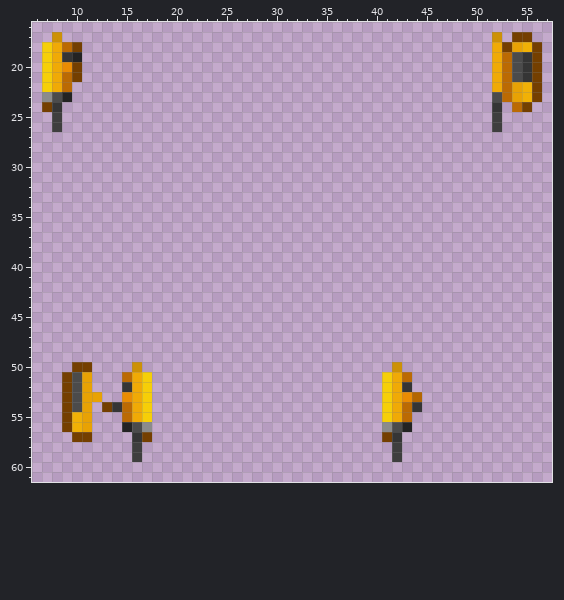
A pixel-art sprite gets an edit: Resources/Textures/Objects/Tools/drill.rsi/inhand-right.png. Above: the version before the commit.
The file is 64x64 pixels. Colours within 5 levels of each other are drawn and written as one. Shown: x 6..57, y 16..61.
The same view after the edit:
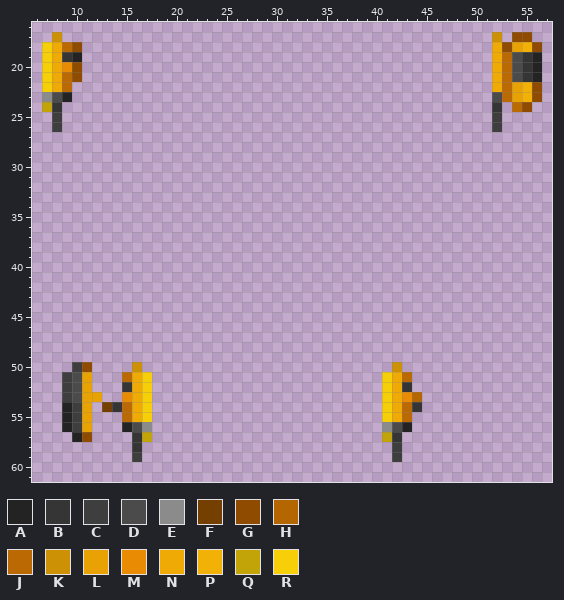
Palette (. is transparent): A #232323  B #353535  C #3e3e3e  D #4b4b4b  E #8b8b8b  F #743f00  G #8f4c00  H #b46600  J #bb6a03  K #cd9106  L #e8a204  M #ea8c03  N #f0aa06  P #f1b106  Q #c2a308  R #f6cf08
Difference:
@@ x 6..57 @@
 16 ....................................................
-17 ..K...........................................K.FF..
-18 .RNJF.........................................NFLPF.
-19 .RNBA.........................................NJDBF.
-20 .RNMF.........................................NJDBF.
-21 .RNJF.........................................NJDBF.
-22 .RNJ..........................................NJLPF.
-23 .EDA..........................................DJLPF.
-24 .FB...........................................B.JF..
+17 ..K...........................................K.GG..
+18 .RNJG.........................................NGLPG.
+19 .RNBA.........................................NJDBA.
+20 .RNMG.........................................NJDBA.
+21 .RNJG.........................................NJDBA.
+22 .RNJ..........................................NJLPG.
+23 .EDA..........................................DJLPG.
+24 .QB...........................................B.JG..
 25 ..C...........................................C.....
@@ x 6..57 @@
 49 ....................................................
-50 ....FF....K.........................K...............
-51 ...FDL...JNR.......................RNJ..............
-52 ...FDL...BNR.......................RNB..............
-53 ...FDLL..MNR.......................RNMH.............
-54 ...FDL.FBJNR.......................RNJB.............
-55 ...FPL...JNR.......................RNJ..............
-56 ...FPL...ADE.......................EDA..............
-57 ....FF....BF.......................FB...............
-58 ..........C.........................C...............
+50 ....CG....K.........................K...............
+51 ...CDL...JNR.......................RNJ..............
+52 ...CDL...BNR.......................RNB..............
+53 ...CDLL..MNR.......................RNMH.............
+54 ...ACL.FBJNR.......................RNJB.............
+55 ...ACL...JNR.......................RNJ..............
+56 ...ACL...ADE.......................EDA..............
+57 ....AG....BQ.......................QB...............
+58 ..........B.........................C...............
 59 ..........C.........................C...............
Pixel boxes of the changes (left, top, right, bottom) in both pictures:
changed: (502, 32, 542, 112)
changed: (42, 42, 82, 112)
changed: (62, 362, 92, 442)
changed: (132, 432, 152, 452)
changed: (382, 432, 392, 442)
